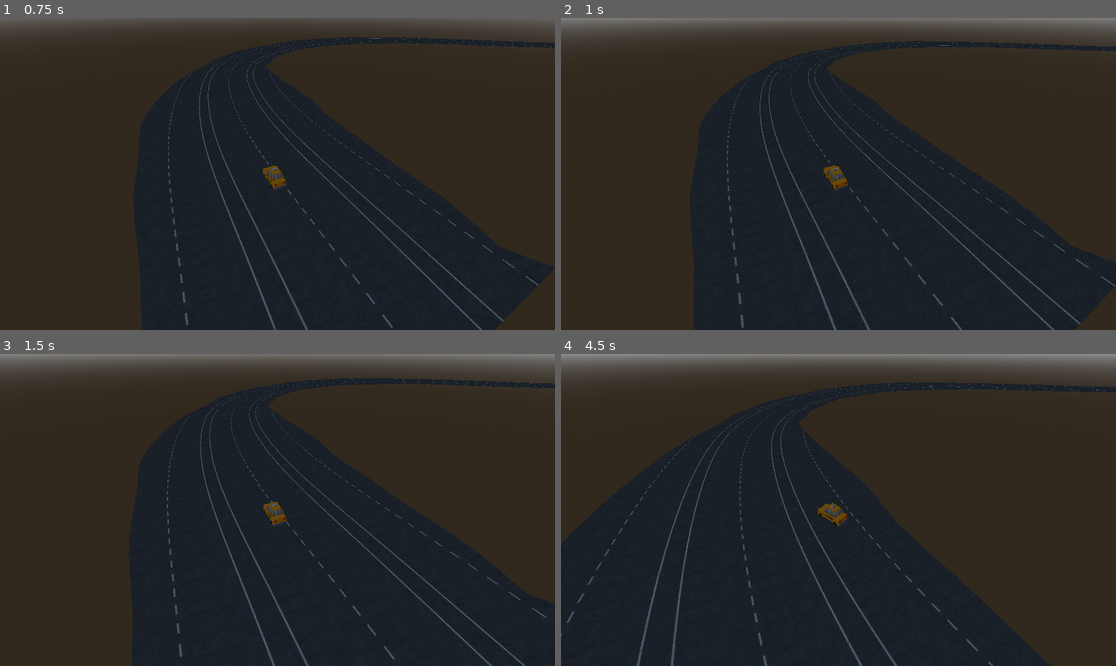
Above: before the commit, frames 1-4 (two rows, left to right).
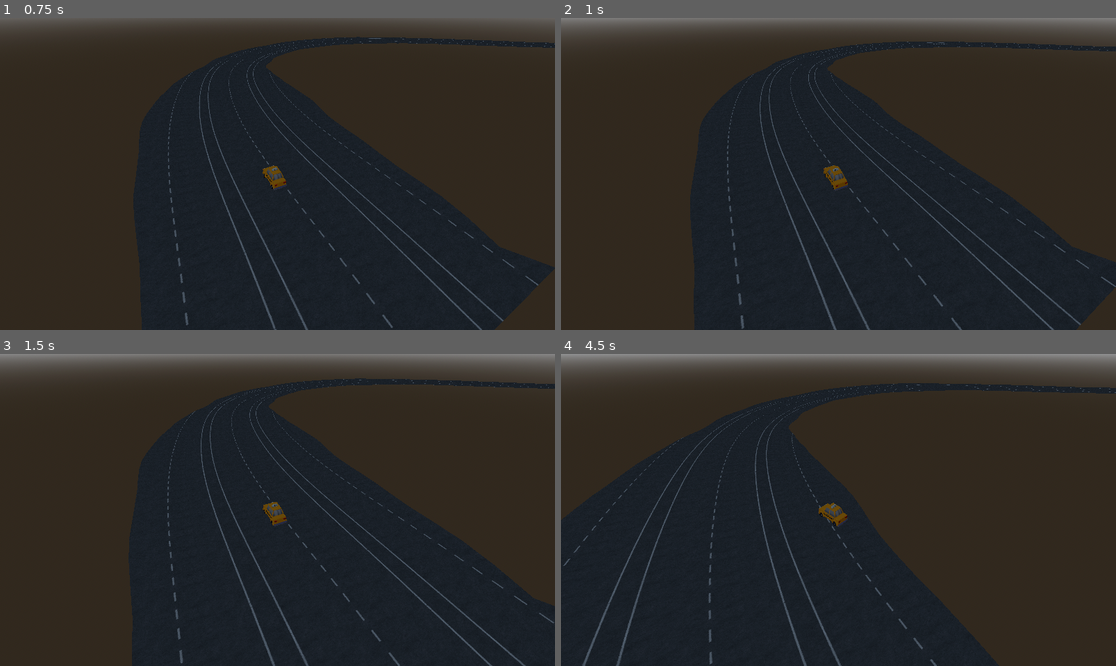
Above: after the commit, the same moments.

Repository: RuntimeRebelsStudio/YouAreYourOwnEnemy
Game: Godot game, scene res://scenes/main/main.tscn
The game is run twice, just before and just after one commit, with the same random seed, the same clock (stepped at 60 frames per second) and the same inputs.
Inputs:
- Up to frame 1 (0.75 s): hold D (right) from 0.53 s (still down)
- Up to frame 2 (1 s): keep holding D (right)
- Up to frame 3 (1.5 s): release D (right) at 1.28 s; hold S (backward) from 1.28 s (still down)
- Up to frame 4 (4.5 s): release S (backward) at 2.03 s; hold D (right) 2.03-2.78 s; hold W (forward) 2.78-3.53 s; hold A (left) from 3.53 s (still down)

Frame 1 is identical in both runs. In frame 2, 0.5% of the frame differs, in the area x 23-100%, y 7-100%; in frame 3, 0.9%; in frame 4, 4.7%, in the area x 0-100%, y 9-100%.

Commit message:
fix: Corrected Values

Diff:
--- a/scenes/main/main.tscn
+++ b/scenes/main/main.tscn
@@ -33,7 +33,6 @@
 
 [node name="Car" parent="." unique_id=1032363274 instance=ExtResource("3_b1x3f")]
 transform = Transform3D(-1, 0, -8.742278e-08, 0, 1, 0, 8.742278e-08, 0, -1, -0.6471715, 3.08216, -11.9773655)
-mass = 1200.0
 center_of_mass_mode = 1
 explosion_scene = ExtResource("3_hujxm")
 car_model_scene = ExtResource("4_a8run")
--- a/scenes/player/Cars/taxi.tscn
+++ b/scenes/player/Cars/taxi.tscn
@@ -404,6 +404,7 @@
 wheel_fr = NodePath("Wheel_fR")
 wheel_bl = NodePath("Wheel_bL")
 wheel_br = NodePath("Wheel_bR")
+vehicle_mass = 800.0
 
 [node name="Taxi_Body" type="MeshInstance3D" parent="." unique_id=325893999]
 transform = Transform3D(100, 0, 0, 0, -4.3711384e-06, 99.99999, 0, -99.99999, -4.3711384e-06, -0.032773256, 0, 0.65713596)
--- a/scenes/player/car.gd
+++ b/scenes/player/car.gd
@@ -52,6 +52,8 @@
 	# --- NEU: Schwerpunkt vom CarModel auf den VehicleBody3D übertragen ---
 	center_of_mass_mode = RigidBody3D.CENTER_OF_MASS_MODE_CUSTOM
 	center_of_mass = current_car_model.custom_center_of_mass
+
+	mass = current_car_model.vehicle_mass
 
 	visual_wheels = {
 		"fl": current_car_model.wheel_fl,
--- a/scenes/player/car_model.gd
+++ b/scenes/player/car_model.gd
@@ -13,8 +13,11 @@
 @export var wheel_radius: float = 0.18
 @export var rest_length: float = 0.5
 
-# --- NEU: Eigener Schwerpunkt für dieses Auto ---
+# Eigener Schwerpunkt für dieses Auto ---
 @export var custom_center_of_mass: Vector3 = Vector3(0, -0.1, 0.3)
+
+#Individuelles Gewicht für jedes Auto (Standardwert z.B. 1200 kg)
+@export var vehicle_mass: float = 1200.0
 
 
 # Called when the node enters the scene tree for the first time.
